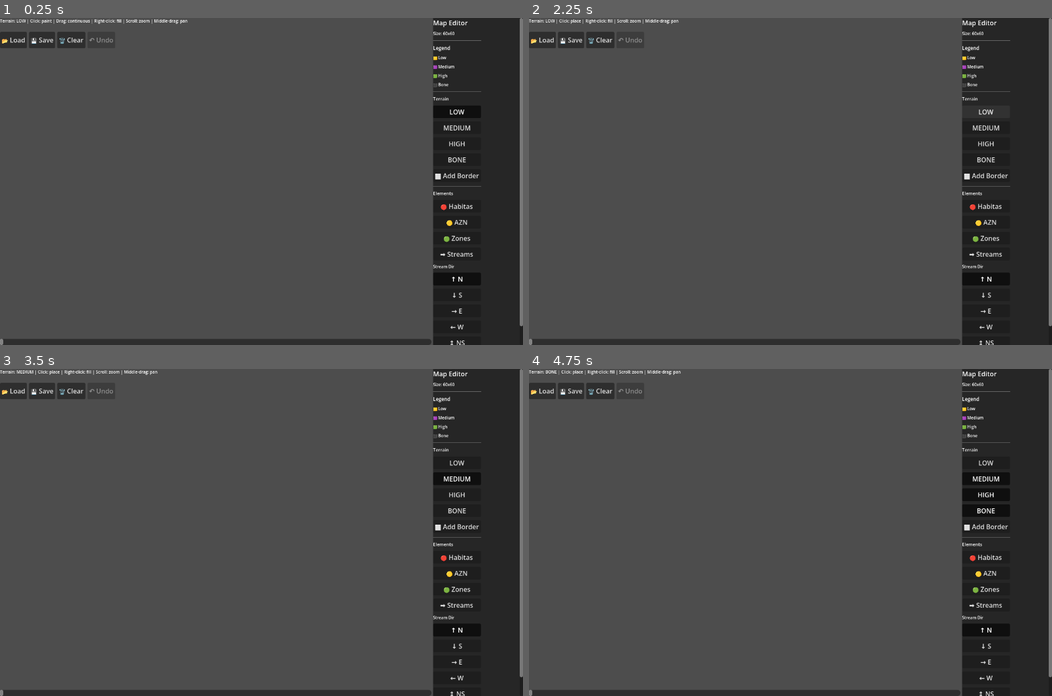
Above: before the commit, frames 1-4 (two rows, left to right).
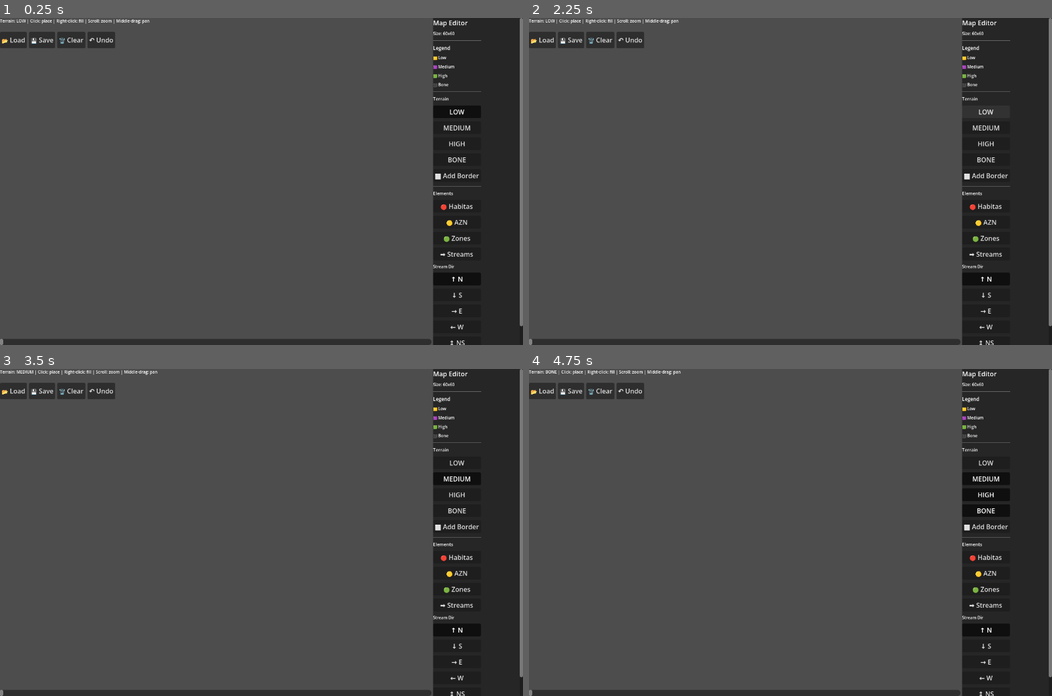
Above: after the commit, the same moments.

Repository: Habitas-Games/nano-bot
Game: Godot game, scene res://scenes/map_editor_scene.tscn
Same seed, same stepped clock (60 frames per second), same inputs: the game is played once before the commit and once after it. This scene is started directly instead of the project's main scene.
Inputs:
- Up to frame 1 (0.25 s): no input
- Up to frame 2 (2.25 s): click "🗑️ Clear" at 0.5 s; click "↶ Undo" at 1.25 s; click "LOW" at 2 s
- Up to frame 3 (3.5 s): click "MEDIUM" at 2.75 s
- Up to frame 4 (4.75 s): click "HIGH" at 3.5 s; click "BONE" at 4.25 s

The runs differ from the first frame. In frame 1, 0.2% of the frame differs, in the area x 8-36%, y 0-8%; in frame 2, less than 0.1%; in frame 3, less than 0.1%; in frame 4, less than 0.1%.

Commit message:
Fix Godot 4.6 API compatibility issues
FIXES:
- Removed is_dict() call (doesn't exist in Godot 4.6)
- Changed to typeof(data) != TYPE_DICTIONARY check
- Updated JSON.parse() to JSON.parse_string()
- Simplified error handling for JSON parsing

These changes ensure compatibility with Godot 4.6 API.

Co-Authored-By: Claude Sonnet 4.6 <noreply@anthropic.com>

Diff:
--- a/src/ui/map_editor/map_editor.gd
+++ b/src/ui/map_editor/map_editor.gd
@@ -289,14 +289,8 @@
 		_show_error("Cannot open: " + path)
 		return
 
-	var json = JSON.new()
-	var error = json.parse(file.get_as_text())
-	if error != OK:
-		_show_error("Invalid JSON: " + path)
-		return
-
-	var data = json.data
-	if data == null or not data.is_dict():
+	var data = JSON.parse_string(file.get_as_text())
+	if data == null or typeof(data) != TYPE_DICTIONARY:
 		_show_error("Invalid map format")
 		return
 
